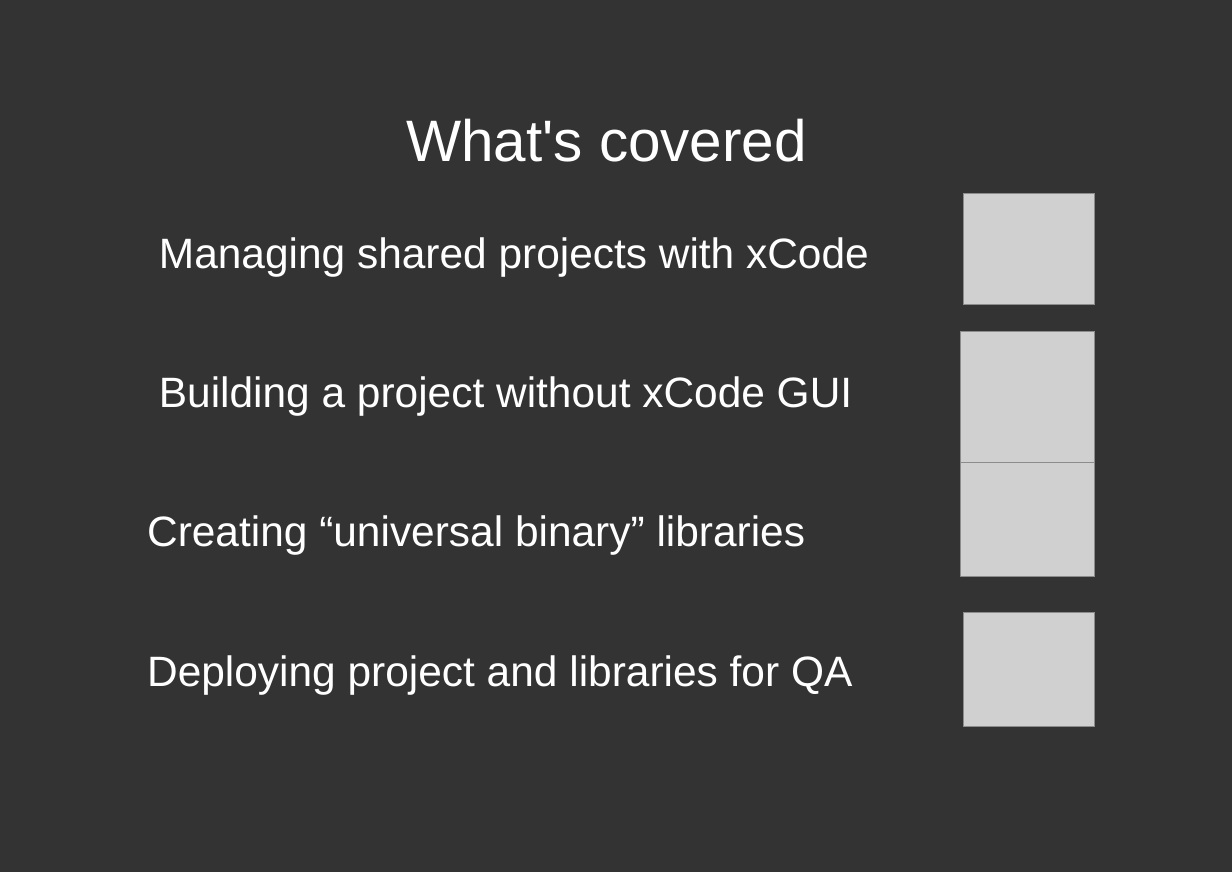
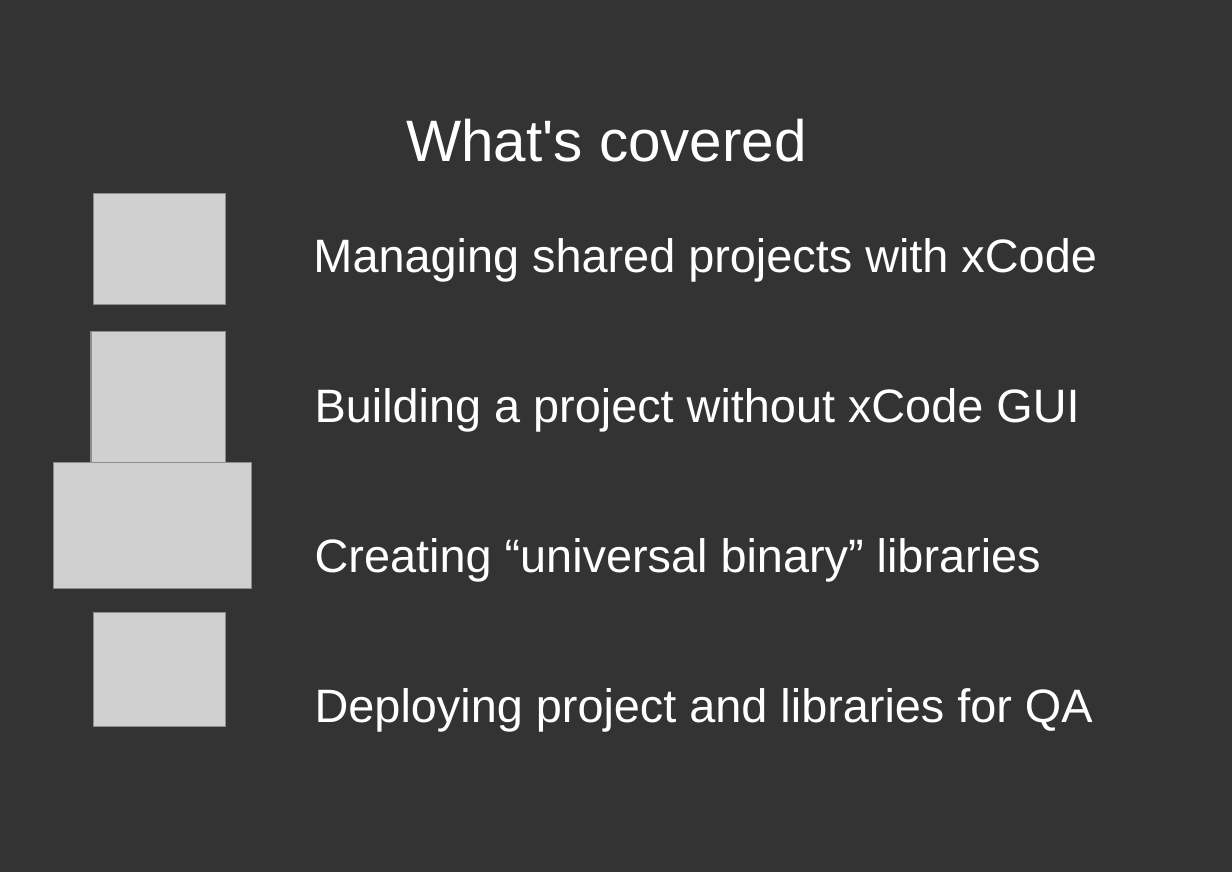
Before and after one commit to dodikk/iOS-articles, a slide deck: slide 2 of 3-iContiniousIntegration/ciPresentation.odp. Drawn at 1232x872 pixels with LibreOffice and Linux fonts; fonts in the diff are those of the drawing; grey boxes stand for pictures. Boxes give left, top, right and bottom in pixels: in the first picture for what was removed or moved away, otherwise in the second. Text is boxed around its words. In the diff, an @@ line names an element or a change of style, - is before the commit and + after.

```diff
--- a/3-iContiniousIntegration/ciPresentation.odp
+++ b/3-iContiniousIntegration/ciPresentation.odp
@@ text "Managing shared projects with xCode": place and size @@
-text "Managing shared projects with xCode" at bbox=[147, 237, 869, 694]
+text "Managing shared projects with xCode" at bbox=[313, 238, 1096, 731]
@@ text "Managing shared projects with xCode" at bbox=[313, 238, 1096, 731]: size 29 to 32 pt @@
@@ picture: place and size @@
-picture at bbox=[961, 463, 1095, 576]
+picture at bbox=[54, 463, 252, 588]
@@ 3 pictures: place and size @@
-3 pictures at bbox=[960, 193, 1095, 726]
+3 pictures at bbox=[91, 193, 226, 726]
```
Also in this commit, not shown: 1 other slide changed, 6 slides added, 1 slide removed, 21 other files.
